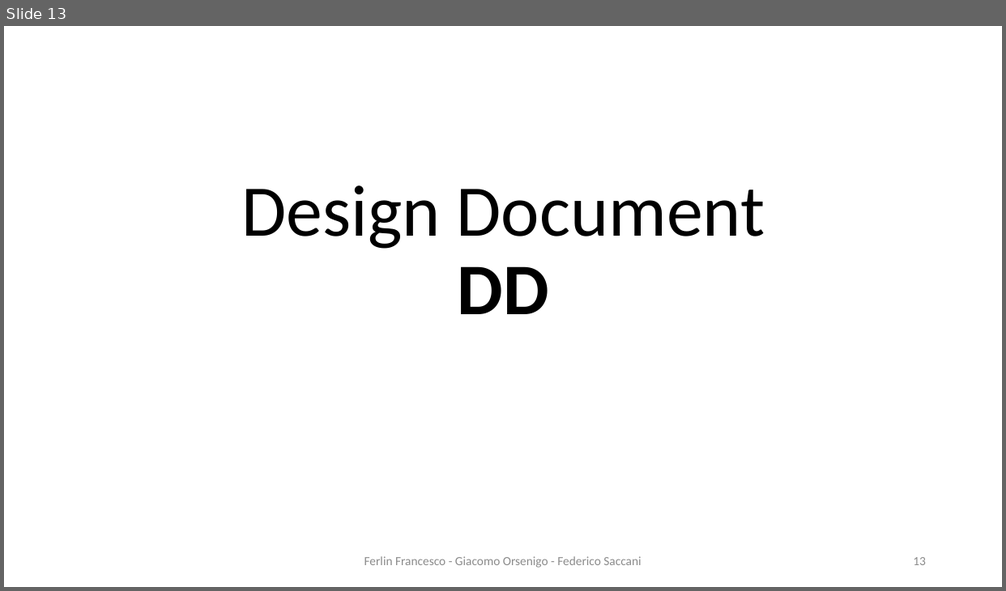
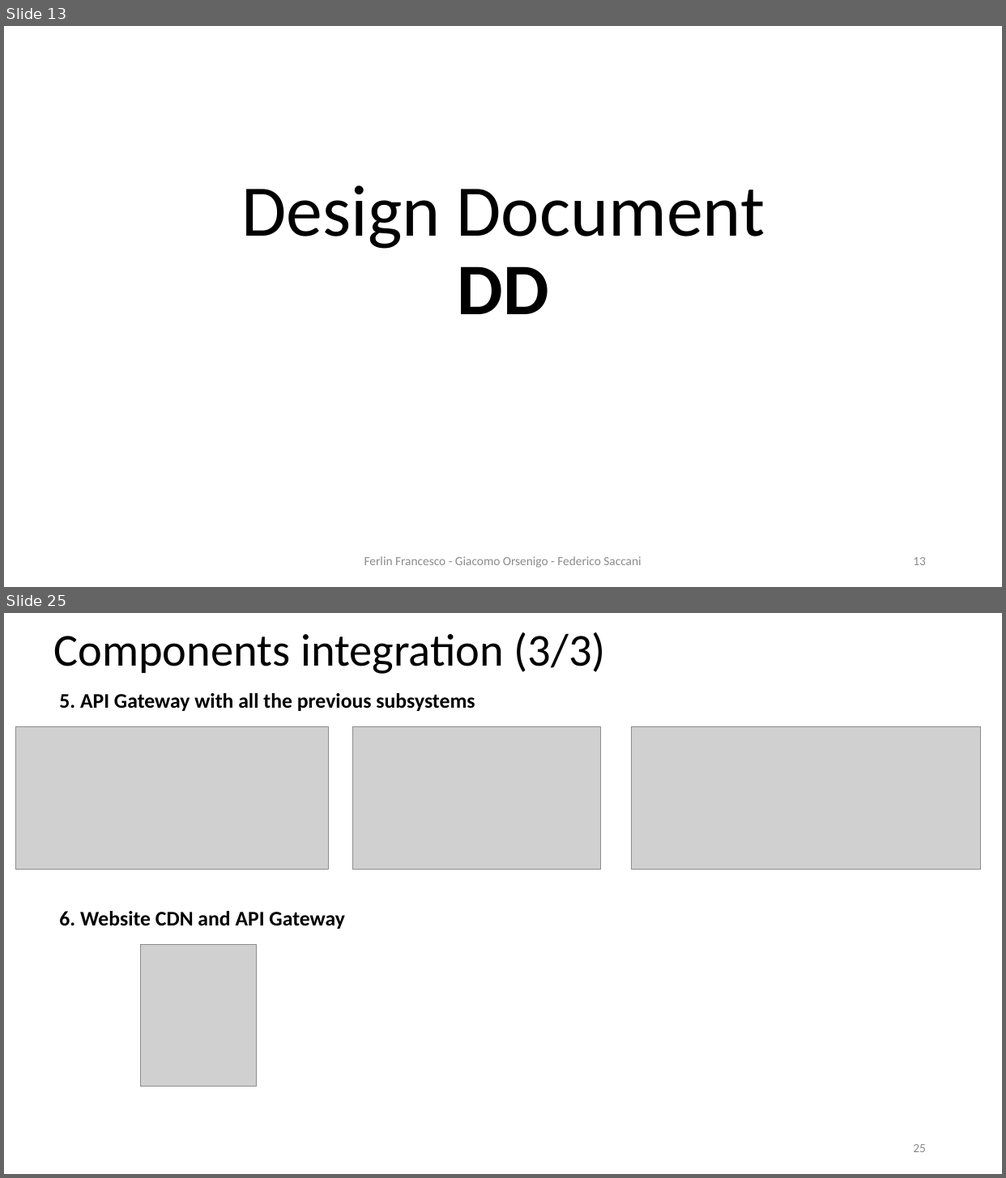
Before and after one commit to Furrrlo/CodeKataBattle, a slide deck: presentation/Presentation - Ferlin Orsenigo Saccani.pptx. Shown one above the other, each under a label of ours: slide 13 before the commit, slides 13 and 25 after it; the slides between them are not shown. The pictures are 1006x591 and 1006x1178 pixels, drawn with LibreOffice and Linux fonts; fonts in the diff are those of the drawing; grey boxes stand for pictures; background and template pictures are left out. Boxes give left, top, right and bottom in pixels: in the first picture for what was removed or moved away, otherwise in the second. Text is boxed around its words. In the diff, an @@ line names an element or a change of style, - is before the commit and + after.

```diff
--- a/presentation/Presentation - Ferlin Orsenigo Saccani.pptx
+++ b/presentation/Presentation - Ferlin Orsenigo Saccani.pptx
@@ slide 25 added at (x1=4, y1=613, x2=1002, y2=1174), background #FFFFFF @@
@@ title added at (x1=53, y1=632, x2=606, y2=674), 44 pt, text #000000 @@
+Components integration (3/3)
@@ text added at (x1=59, y1=693, x2=475, y2=711), 20 pt, text #000000, bold @@
+5. API Gateway with all the previous subsystems
@@ picture added at (x1=16, y1=727, x2=329, y2=870) @@
@@ picture added at (x1=353, y1=727, x2=601, y2=870) @@
@@ picture added at (x1=632, y1=727, x2=981, y2=870) @@
@@ text added at (x1=59, y1=911, x2=345, y2=929), 20 pt, text #000000, bold @@
+6. Website CDN and API Gateway
@@ picture added at (x1=141, y1=944, x2=256, y2=1087) @@
@@ page number added at (x1=913, y1=1144, x2=926, y2=1152), 12 pt, text #8C8C8C @@
+25
```
Also in this commit, not shown: 11 other slides added, 30 other files.
